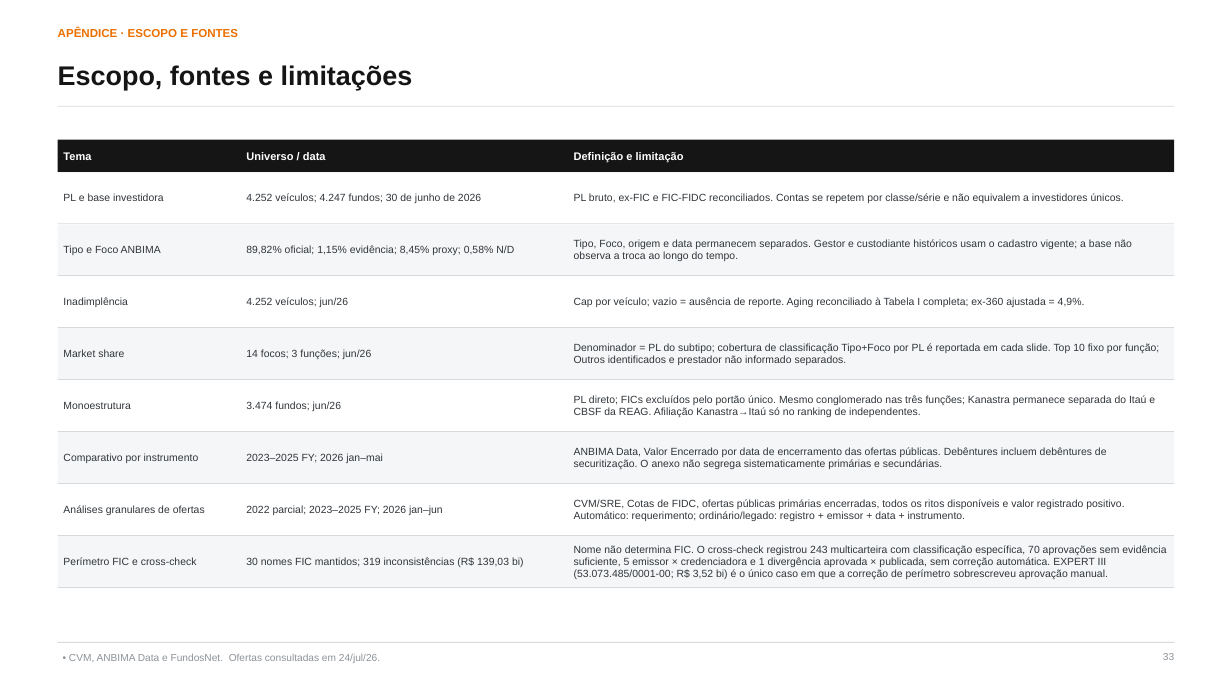
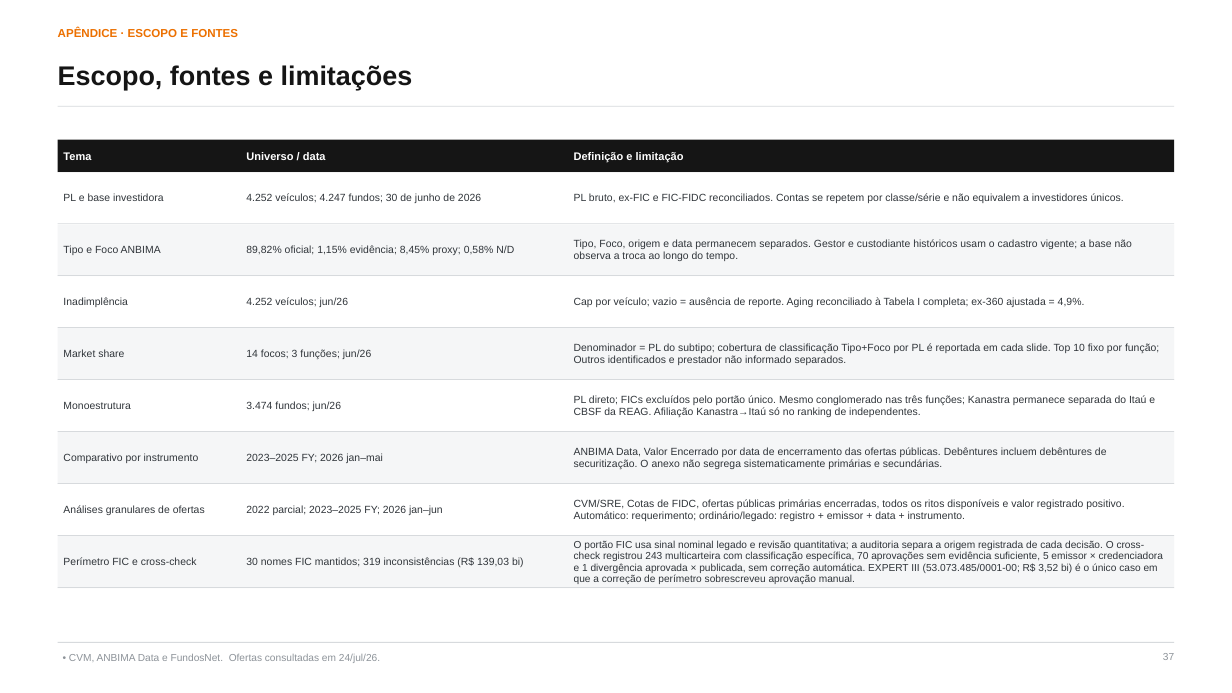
Before and after one commit to abalroar/fidc, a slide deck: slide 37 of data/industry_study/generated_revision/industry_executive_revised.pptx (slide 33 before the commit). Drawn at 1232x693 pixels with LibreOffice and Linux fonts; fonts in the diff are those of the drawing. Boxes give left, top, right and bottom in pixels: in the first picture for what was removed or moved away, otherwise in the second. Text is boxed around its words. In the diff, an @@ line names an element or a change of style, - is before the commit and + after.

```diff
--- a/data/industry_study/generated_revision/industry_executive_revised.pptx
+++ b/data/industry_study/generated_revision/industry_executive_revised.pptx
@@ text at [574, 540, 1163, 584]: text changed; size 8.1 to 7.9 pt @@
-Nome não determina FIC. O cross-check registrou 243 multicarteira com classificação específica, 70 aprovações sem evidência suficiente, 5 emissor × credenciadora e 1 divergência aprovada × publicada, sem correção automática. EXPERT III (53.073.485/0001-00; R$ 3,52 bi) é o único caso em que a correção de perímetro sobrescreveu aprovação manual.
+O portão FIC usa sinal nominal legado e revisão quantitativa; a auditoria separa a origem registrada de cada decisão. O cross-check registrou 243 multicarteira com classificação específica, 70 aprovações sem evidência suficiente, 5 emissor × credenciadora e 1 divergência aprovada × publicada, sem correção automática. EXPERT III (53.073.485/0001-00; R$ 3,52 bi) é o único caso em que a correção de perímetro sobrescreveu aprovação manual.
@@ text at [1163, 653, 1174, 660]: text changed @@
-33
+37
```
Also in this commit, not shown: 57 other slides changed, 4 slides added, 27 other files.
